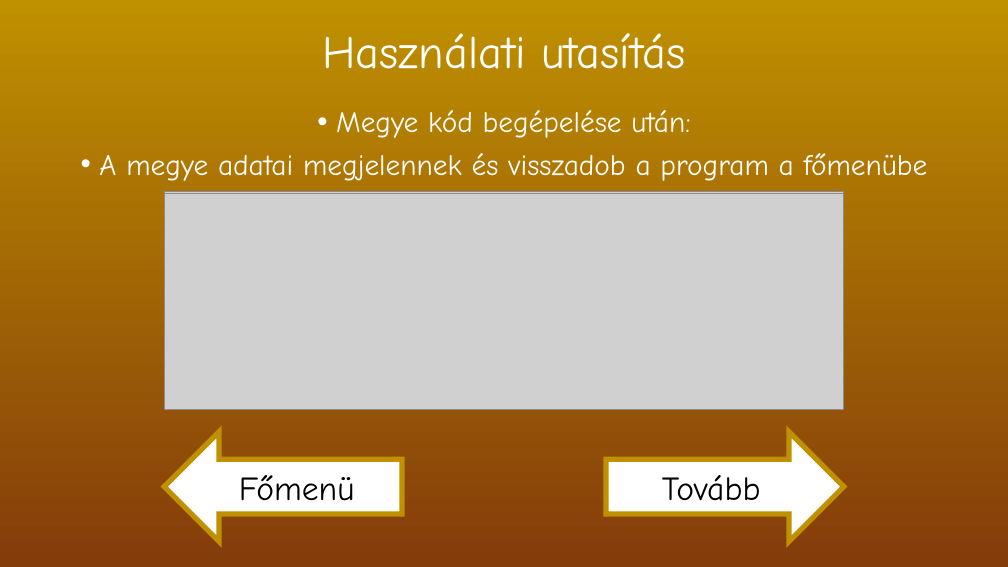
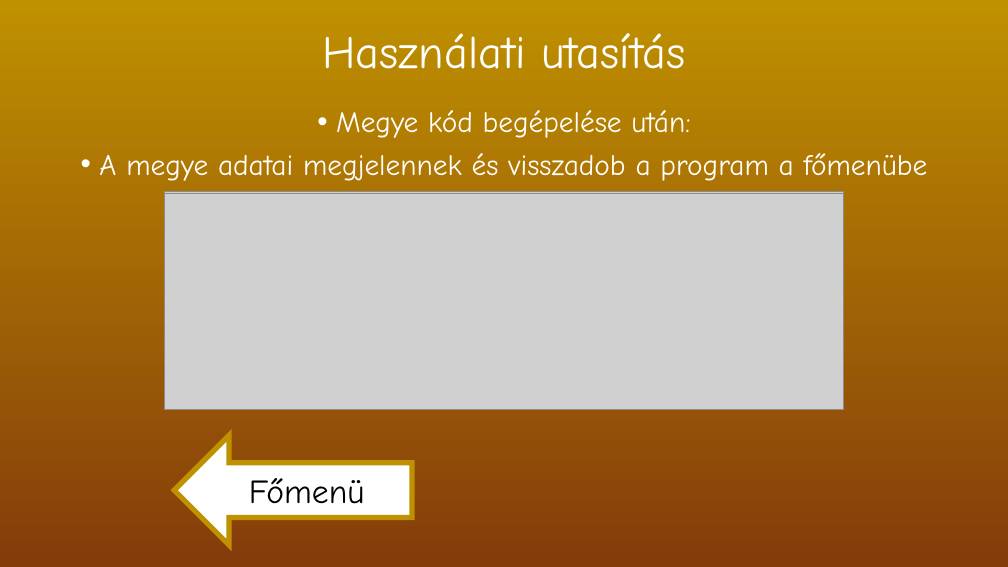
Before and after one commit to boying1819/N-psz-ml-l-s_projekjte, a slide deck: slide 7 of Népességszámlálás 2025.pptx. Drawn at 1008x567 pixels with LibreOffice and Linux fonts; fonts in the diff are those of the drawing; grey boxes stand for pictures. Boxes give left, top, right and bottom in pixels: in the first picture for what was removed or moved away, otherwise in the second. Text is boxed around its words. In the diff, an @@ line names an element or a change of style, - is before the commit and + after.

```diff
--- a/Népességszámlálás 2025.pptx
+++ b/Népességszámlálás 2025.pptx
@@ left arrow "Főmenü" moved from (x1=164, y1=432, x2=402, y2=541) to (x1=174, y1=436, x2=411, y2=545) @@
@@ left arrow removed at (x1=606, y1=432, x2=844, y2=541) @@
-Tovább
```
Also in this commit, not shown: 1 other slide changed, 3 slides added.
